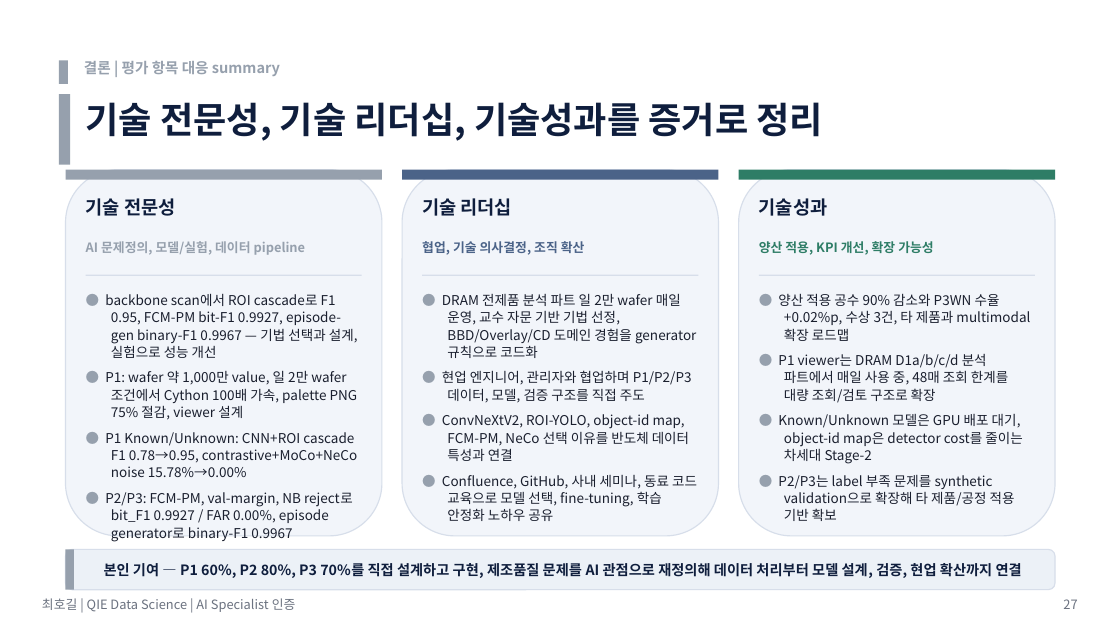
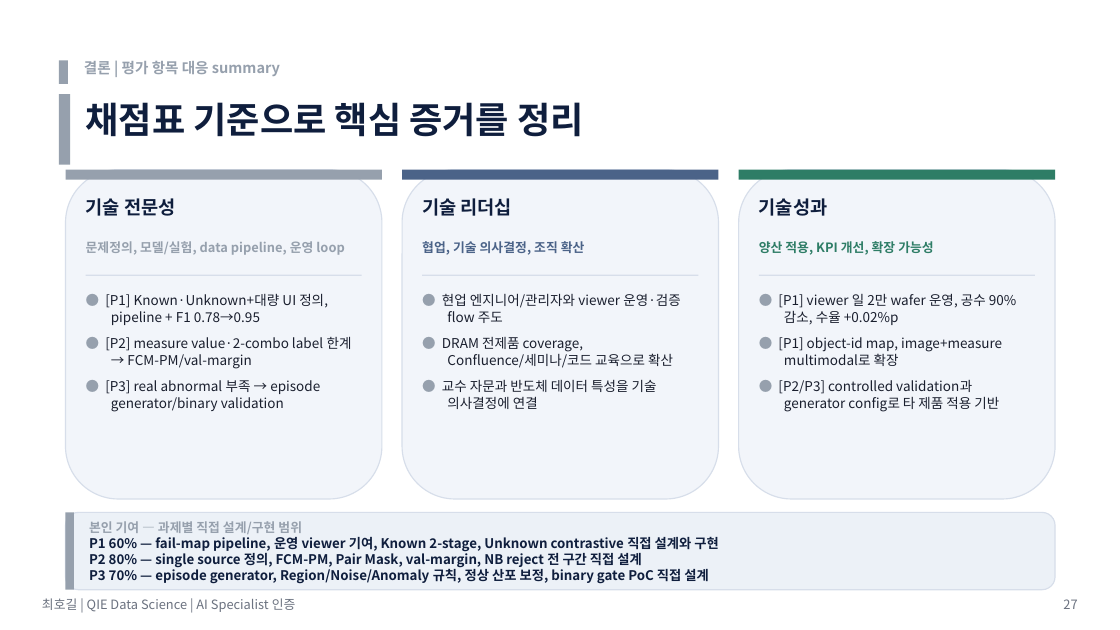
Before and after one commit to hogil/fbm_paper, a slide deck: slide 27 of recommendation/presentation/'26년 AI Specialist 면접 심사 자료_메모리사업부_최호길_평가항목_summary.pptx. Drawn at 1120x630 pixels with LibreOffice and Linux fonts; fonts in the diff are those of the drawing. Boxes give left, top, right and bottom in pixels: in the first picture for what was removed or moved away, otherwise in the second. Text is boxed around its words. In the diff, an @@ line names an element or a change of style, - is before the commit and + after.

Commit message:
Align AI certification deck with scoring rubric

```diff
--- a/recommendation/presentation/'26년 AI Specialist 면접 심사 자료_메모리사업부_최호길_평가항목_summary.pptx
+++ b/recommendation/presentation/'26년 AI Specialist 면접 심사 자료_메모리사업부_최호길_평가항목_summary.pptx
@@ text at box(86, 102, 584, 137): text changed @@
-기술 전문성, 기술 리더십, 기술성과를 증거로 정리
+채점표 기준으로 핵심 증거를 정리
@@ rounded rectangle: place and size @@
-rounded rectangle at box(66, 170, 382, 536)
+rounded rectangle at box(66, 170, 382, 499)
@@ rounded rectangle: place and size @@
-rounded rectangle at box(402, 170, 719, 536)
+rounded rectangle at box(402, 170, 719, 499)
@@ rounded rectangle: place and size @@
-rounded rectangle at box(739, 170, 1055, 536)
+rounded rectangle at box(739, 170, 1055, 499)
@@ text at box(86, 241, 344, 255): text changed @@
-AI 문제정의, 모델/실험, 데이터 pipeline
+문제정의, 모델/실험, data pipeline, 운영 loop
@@ text at box(105, 294, 352, 412): text changed @@
-● backbone scan에서 ROI cascade로 F1 0.95, FCM-PM bit-F1 0.9927, episode-gen binary-F1 0.9967 — 기법 선택과 설계, 실험으로 성능 개선
-● P1: wafer 약 1,000만 value, 일 2만 wafer 조건에서 Cython 100배 가속, palette PNG 75% 절감, viewer 설계
-● P1 Known/Unknown: CNN+ROI cascade F1 0.78→0.95, contrastive+MoCo+NeCo noise 15.78%→0.00%
-● P2/P3: FCM-PM, val-margin, NB reject로 bit_F1 0.9927 / FAR 0.00%, episode generator로 binary-F1 0.9967
+● [P1] Known·Unknown+대량 UI 정의, pipeline + F1 0.78→0.95
+● [P2] measure value·2-combo label 한계 → FCM-PM/val-margin
+● [P3] real abnormal 부족 → episode generator/binary validation
@@ text at box(442, 294, 680, 409): text changed @@
-● DRAM 전제품 분석 파트 일 2만 wafer 매일 운영, 교수 자문 기반 기법 선정, BBD/Overlay/CD 도메인 경험을 generator 규칙으로 코드화
-● 현업 엔지니어, 관리자와 협업하며 P1/P2/P3 데이터, 모델, 검증 구조를 직접 주도
-● ConvNeXtV2, ROI-YOLO, object-id map, FCM-PM, NeCo 선택 이유를 반도체 데이터 특성과 연결
-● Confluence, GitHub, 사내 세미나, 동료 코드 교육으로 모델 선택, fine-tuning, 학습 안정화 노하우 공유
+● 현업 엔지니어/관리자와 viewer 운영·검증 flow 주도
+● DRAM 전제품 coverage, Confluence/세미나/코드 교육으로 확산
+● 교수 자문과 반도체 데이터 특성을 기술 의사결정에 연결
@@ text at box(778, 294, 1016, 412): text changed @@
-● 양산 적용 공수 90% 감소와 P3WN 수율 +0.02%p, 수상 3건, 타 제품과 multimodal 확장 로드맵
-● P1 viewer는 DRAM D1a/b/c/d 분석 파트에서 매일 사용 중, 48매 조회 한계를 대량 조회/검토 구조로 확장
-● Known/Unknown 모델은 GPU 배포 대기, object-id map은 detector cost를 줄이는 차세대 Stage-2
-● P2/P3는 label 부족 문제를 synthetic validation으로 확장해 타 제품/공정 적용 기반 확보
+● [P1] viewer 일 2만 wafer 운영, 공수 90% 감소, 수율 +0.02%p
+● [P1] object-id map, image+measure multimodal로 확장
+● [P2/P3] controlled validation과 generator config로 타 제품 적용 기반
@@ rounded rectangle: place and size @@
-rounded rectangle at box(66, 549, 1055, 590)
+rounded rectangle at box(66, 513, 1055, 590)
@@ rectangle: place and size @@
-rectangle at box(66, 549, 74, 590)
+rectangle at box(66, 513, 74, 590)
@@ text at box(89, 521, 718, 584): text changed; size 12.2 to 11.4 pt @@
-본인 기여 — P1 60%, P2 80%, P3 70%를 직접 설계하고 구현, 제조품질 문제를 AI 관점으로 재정의해 데이터 처리부터 모델 설계, 검증, 현업 확산까지 연결
+본인 기여 — 과제별 직접 설계/구현 범위
+P1 60% — fail-map pipeline, 운영 viewer 기여, Known 2-stage, Unknown contrastive 직접 설계와 구현
+P2 80% — single source 정의, FCM-PM, Pair Mask, val-margin, NB reject 전 구간 직접 설계
+P3 70% — episode generator, Region/Noise/Anomaly 규칙, 정상 산포 보정, binary gate PoC 직접 설계
```
Also in this commit, not shown: 4 other slides changed, 1 slide added, 2 other files.
